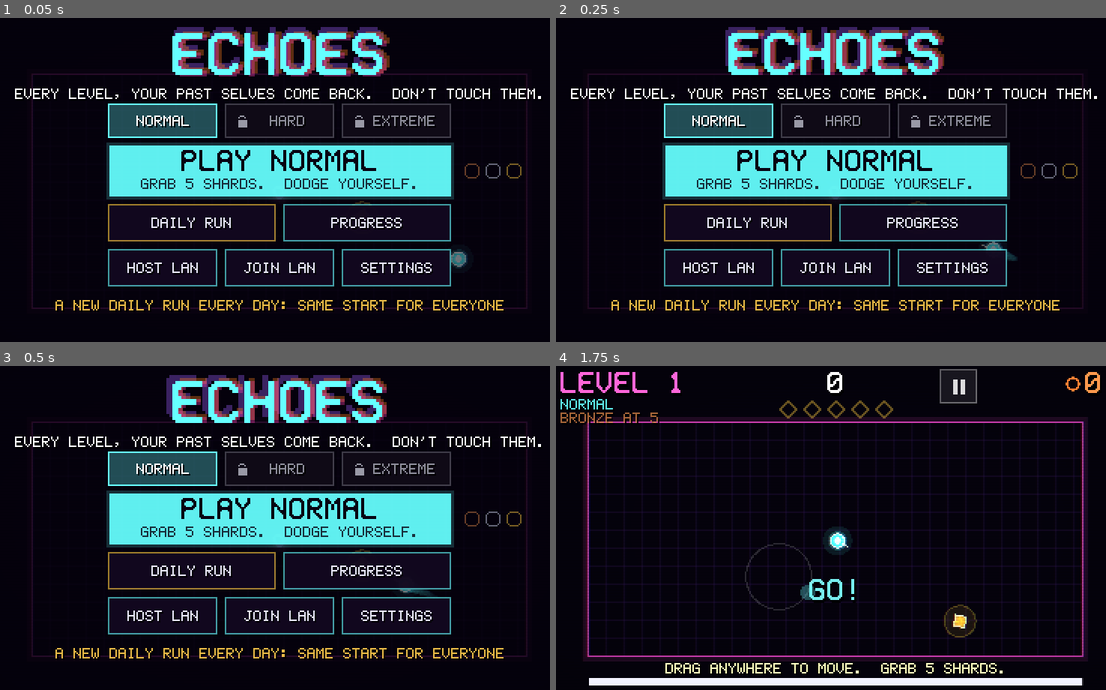
Above: before the commit, frames 1-4 (two rows, left to right).
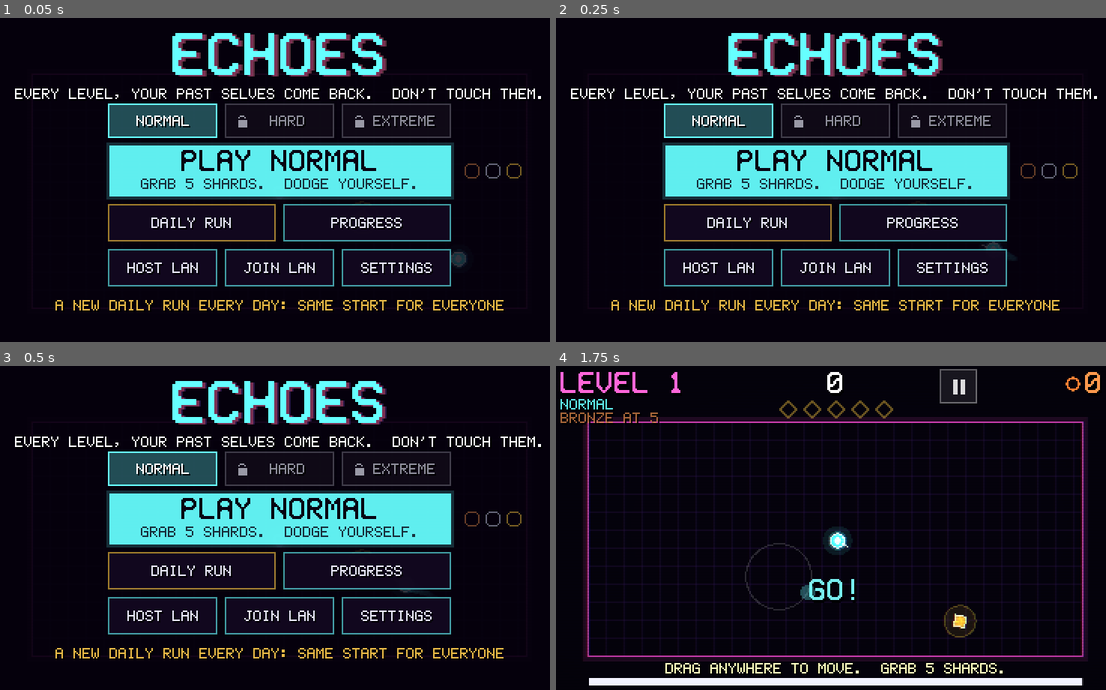
Above: after the commit, the same moments.

Repository: roshangupta00750/echoes
Game: Godot game, scene res://main.tscn
Two runs of this game, one before a commit and one after it. Both use one fixed random seed, a clock stepped at 60 frames per second and the inputs below.
Inputs (mouse positions are in pixels of both pictures, inside the frame that each line leads up to):
- Up to frame 1 (0.05 s): no input
- Up to frame 2 (0.25 s): no input
- Up to frame 3 (0.5 s): no input
- Up to frame 4 (1.75 s): tap Enter at 0.5 s; move the mouse to (963, 511) at 0.52 s; hold D 0.53-1.25 s; tap 0 at 0.6 s; click (963, 511) at 0.67 s; tap Space at 0.77 s; drag from (721, 544) to (809, 592) at 1.27 s

The runs differ from the first frame. In frame 1, 2.5% of the frame differs, in the area x 31-86%, y 2-77%; in frame 2, 2.6%; in frame 3, 2.7%, in the area x 30-78%, y 2-71%; in frame 4, nothing differs.

Commit message:
Title screen: fix the PLAY subtitle overflow and visual noise
- PLAY button subtitle shortened so it always fits (max 34 characters)
- Demo game behind the menus: no score popups, faint particles and rings
- Logo echoes now sit a pixel or two behind the logo instead of smearing
- Darker backdrop behind the title menu

Diff:
--- a/scripts/game.gd
+++ b/scripts/game.gd
@@ -841,12 +841,14 @@
 		if multi() and _show_label(id):
 			var label: String = "YOU" if id == local_id else p["name"]
 			Art.text(self, label, o + p["pos"] + Vector2(0, -14), Color(pc, 0.85), false, 1)
+	var fx := 0.35 if demo else 1.0          # behind the menus, effects stay faint
 	for q in rings:
 		var k: float = 1.0 - q[1] / 0.5
-		draw_arc(o + q[0], 4.0 + q[3] * k, 0, TAU, 24, Color(q[2], clampf(q[1] * 2.2, 0.0, 1.0)), 1.0)
+		draw_arc(o + q[0], 4.0 + q[3] * k, 0, TAU, 24, Color(q[2], clampf(q[1] * 2.2, 0.0, 1.0) * fx), 1.0)
 	for q in parts:
-		var pa := clampf(q["life"] * 2.0, 0.0, 1.0)
+		var pa := clampf(q["life"] * 2.0, 0.0, 1.0) * fx
 		draw_rect(Rect2((o + q["p"]).round() - Vector2(1, 1), Vector2(2, 2)), Color(q["col"], pa))
 		draw_rect(Rect2((o + q["p"]).round() - Vector2(2, 2), Vector2(4, 4)), Color(q["col"], pa * 0.25))
-	for q in popups:
-		Art.text(self, q["s"], o + q["p"], Color(q["col"], clampf(q["life"] * 2.0, 0.0, 1.0)), false, 1)
+	if not demo:                             # no "TIME BONUS" text under the title-screen buttons
+		for q in popups:
+			Art.text(self, q["s"], o + q["p"], Color(q["col"], clampf(q["life"] * 2.0, 0.0, 1.0)), false, 1)
--- a/scripts/main.gd
+++ b/scripts/main.gd
@@ -1067,11 +1067,12 @@
 
 func _draw_title(ci: CanvasItem) -> void:
 	var w := view.x; var h := view.y
-	ci.draw_rect(Rect2(0, 0, w, h), Color(0.02, 0.0, 0.05, 0.55))
+	ci.draw_rect(Rect2(0, 0, w, h), Color(0.02, 0.0, 0.05, 0.8))
 	var cols := [Color(1, 0.25, 0.7), Color(1, 0.5, 0.1), Color(0.62, 0.38, 1.0)]
 	for k in range(3, 0, -1):
-		var off := Vector2(sin(t_ui * 1.3 + k) * 3.0 * k, cos(t_ui * 1.1 + k) * 1.5 * k)
-		_big(ci, "ECHOES", Vector2(w / 2, 26) + off, Color(cols[k - 1], 0.35), 2)
+		# three faint echoes of the logo, a pixel or two behind it, drifting slowly
+		var off := Vector2(sin(t_ui * 1.3 + k) * 0.8 + k * 1.0, cos(t_ui * 1.1 + k) * 0.5 + k * 0.6).round()
+		_big(ci, "ECHOES", Vector2(w / 2, 26) + off, Color(cols[k - 1], 0.22), 2)
 	_big(ci, "ECHOES", Vector2(w / 2, 26), Color(0.4, 1, 1), 2)
 	Art.text(ci, "EVERY LEVEL, YOUR PAST SELVES COME BACK.  DON'T TOUCH THEM.", Vector2(w / 2, 47), Color(1, 1, 1), false, 1)
 	var m := _solo_mode()
@@ -1083,7 +1084,8 @@
 	Art.text(ci, "PLAY " + EchoGame.MODE_NAMES[m], Vector2(w / 2, 88), Color(0.03, 0.01, 0.07), true, 1, Color(0, 0, 0, 0))
 	var nm := next_medal(m)
 	var sub := "GRAB 5 SHARDS.  DODGE YOURSELF."
-	if best_of(m) > 0: sub = "BEST %d  -  NEXT: %s AT LEVEL %d" % [best_of(m), nm[1], nm[0]] if not nm.is_empty() else "BEST %d  -  ALL MEDALS WON" % best_of(m)
+	# at most 34 characters, so it always fits inside the button
+	if best_of(m) > 0: sub = "BEST %d  -  %s AT LEVEL %d" % [best_of(m), nm[1], nm[0]] if not nm.is_empty() else "BEST %d  -  ALL MEDALS" % best_of(m)
 	Art.text(ci, sub, Vector2(w / 2, 107), Color(0.03, 0.01, 0.07, 0.8), false, 1, Color(0, 0, 0, 0))
 	_btn(ci, Rect2(x, 125, 111, 24), "DAILY RUN", func(): daily_run = true; _start_solo(), "secondary", Color(1, 0.8, 0.25))
 	_btn(ci, Rect2(x + 117, 125, 111, 24), "PROGRESS", func(): screen = "stats")
